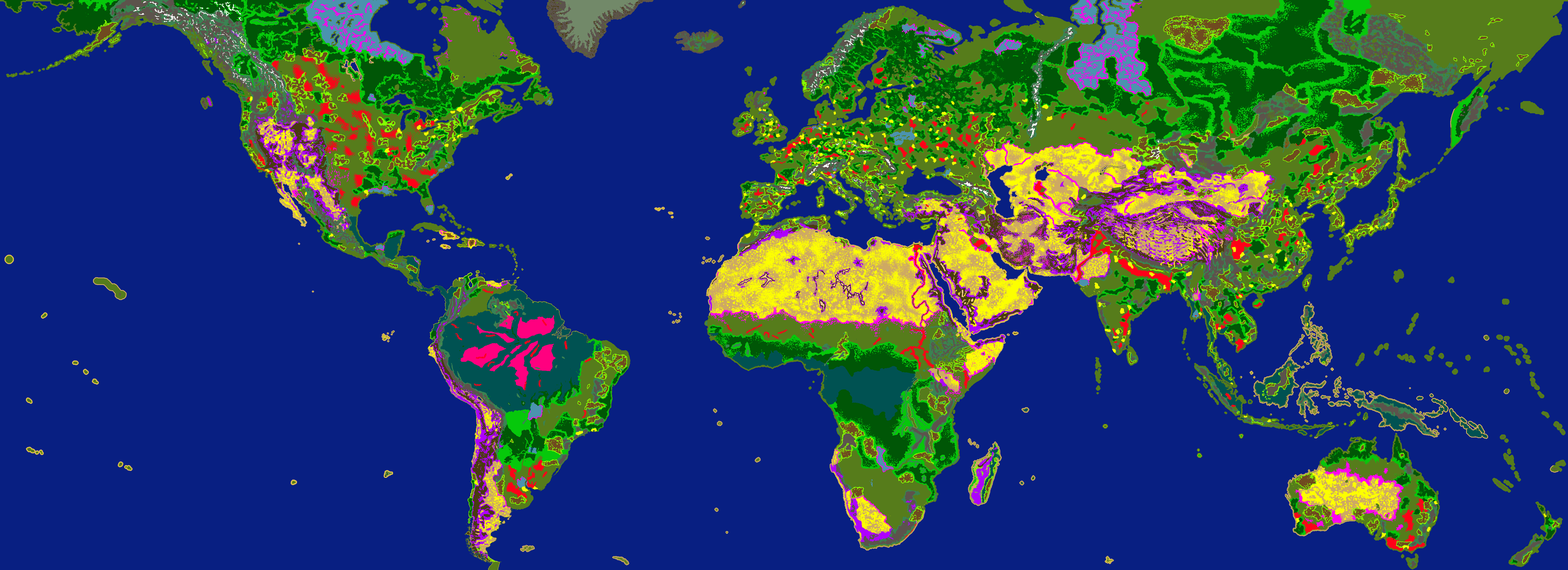
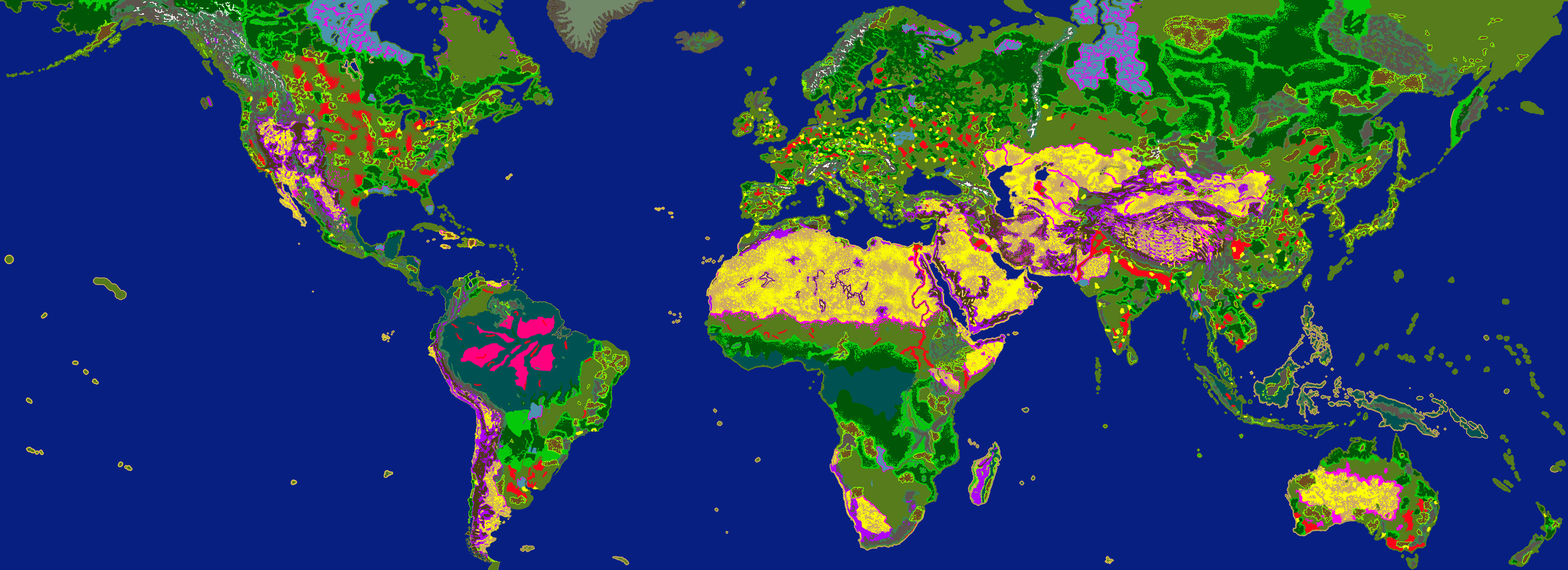
Comparing the layer stacks of the two 1568 x 570 images. Changes:
painted on "terrain.bmp" over (x1=850, y1=121, x2=898, y2=155)
